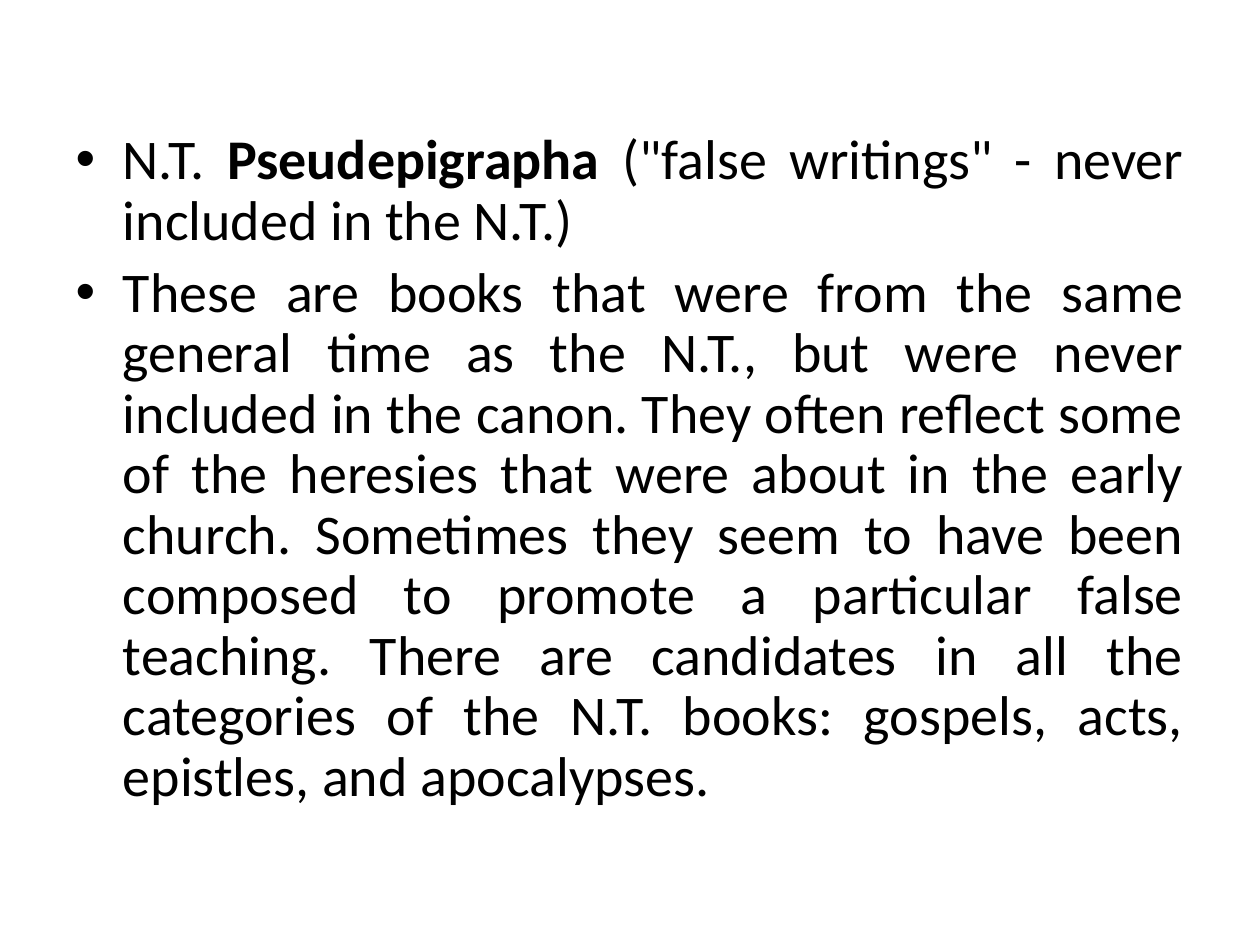
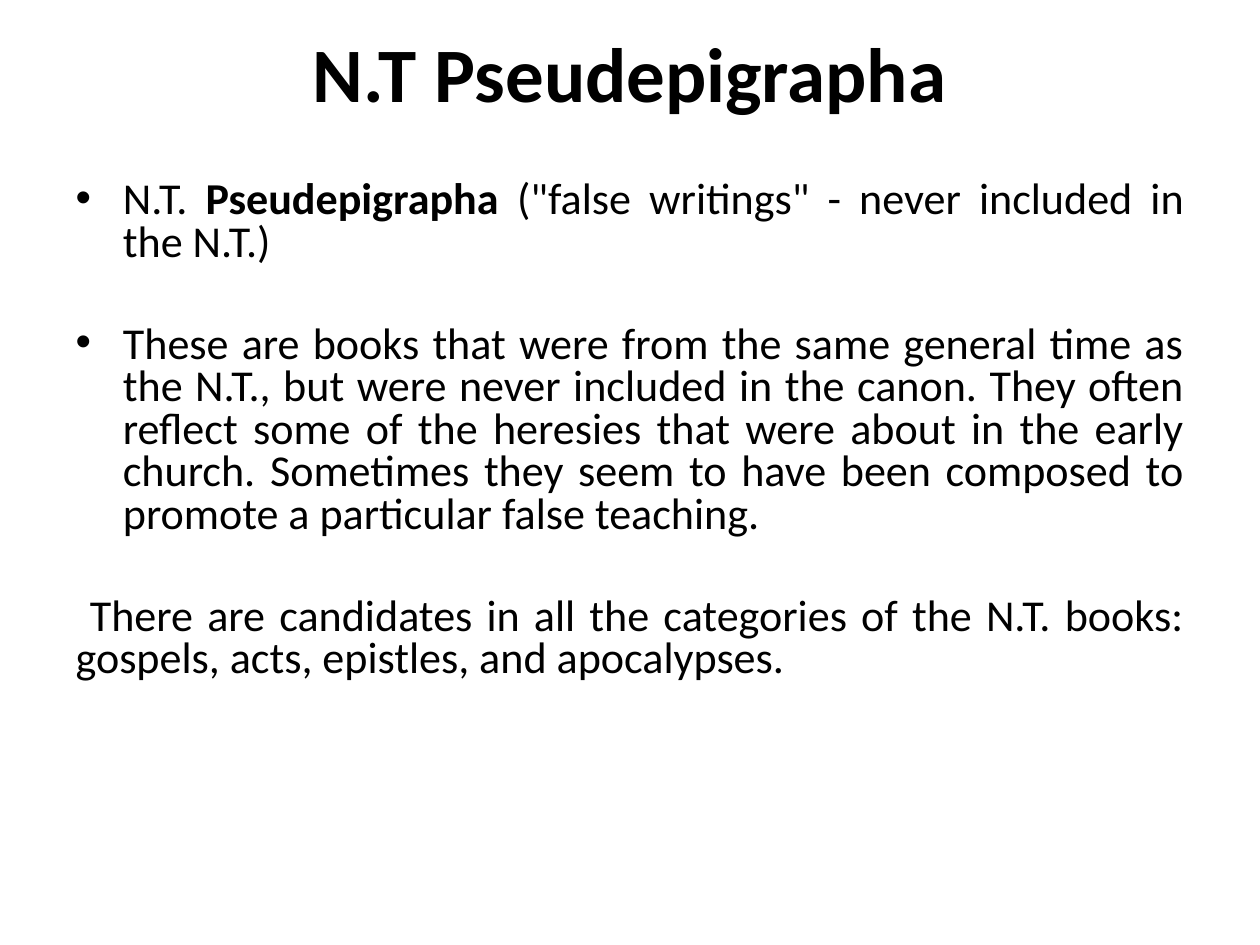
Before and after one commit to mutanganajoseph/Documents, a slide deck: slide 82 of auca/sem-1/intro-to-Bible-study/1 intro to Bible study Notes.pptx. Drawn at 1260x945 pixels with LibreOffice and Linux fonts; fonts in the diff are those of the drawing. Boxes give left, top, right and bottom in pixels: in the first picture for what was removed or moved away, otherwise in the second. Text is boxed around its words. In the diff, an @@ line names an element or a change of style, - is before the commit and + after.

```diff
--- a/auca/sem-1/intro-to-Bible-study/1 intro to Bible study Notes.pptx
+++ b/auca/sem-1/intro-to-Bible-study/1 intro to Bible study Notes.pptx
@@ title added at (313, 48, 947, 115), 44 pt, text #000000, bold @@
+N.T Pseudepigrapha
@@ text "N.T. Pseudepigrapha ("false writings" - ...": place and size @@
-text "N.T. Pseudepigrapha ("false writings" - ..." at (123, 138, 1183, 805)
+text "N.T. Pseudepigrapha ("false writings" - ..." at (76, 182, 1184, 681)
@@ text at (123, 182, 1183, 263): size 32 to 25.2 pt in "N.T. Pseudepigrapha ("false writings" - never included ..."; line spacing 0.9 to 0.8; less space between paragraphs @@
@@ text at (76, 328, 1184, 681): text changed; size 32 to 25.2 pt @@
-• These are books that were from the same general time as the N.T., but were never included in the canon. They often reflect some of the heresies that were about in the early church. Sometimes they seem to have been composed to promote a particular false teaching. There are candidates in all the categories of the N.T. books: gospels, acts, epistles, and apocalypses.
+• These are books that were from the same general time as the N.T., but were never included in the canon. They often reflect some of the heresies that were about in the early church. Sometimes they seem to have been composed to promote a particular false teaching.
+There are candidates in all the categories of the N.T. books: gospels, acts, epistles, and apocalypses.
```
Also in this commit, not shown: 72 other slides changed, 5 other files.
